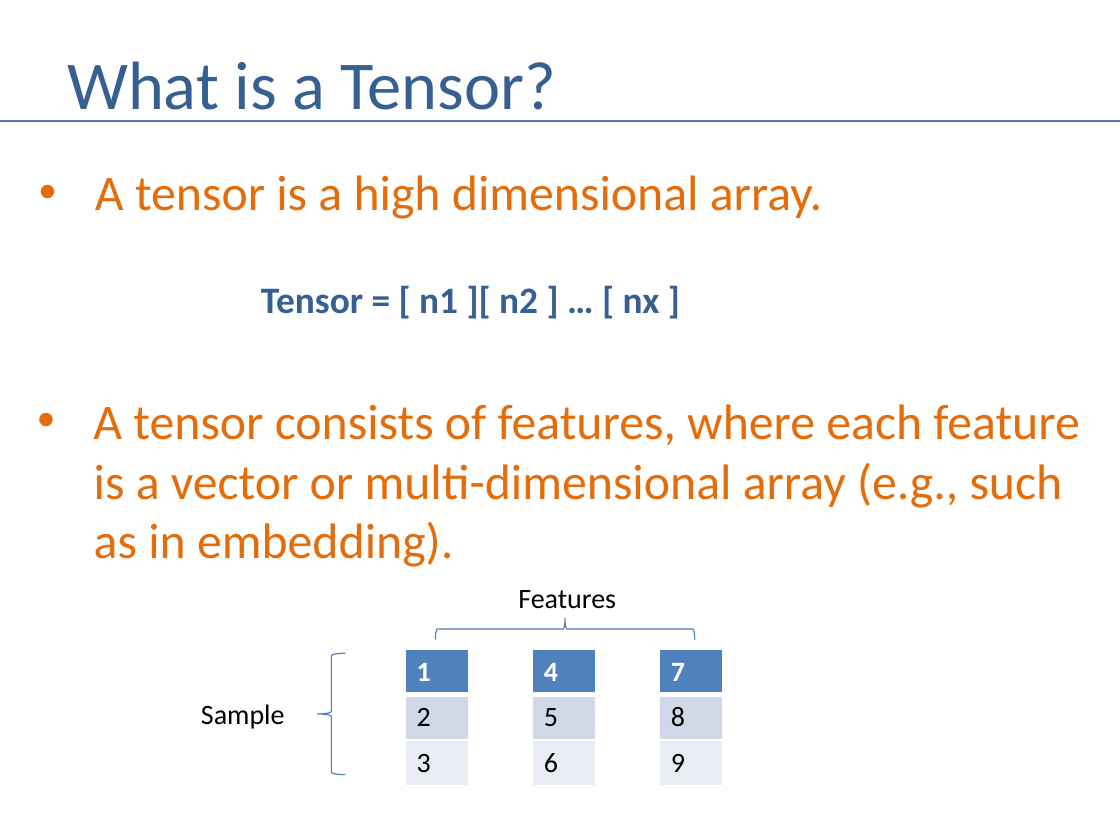
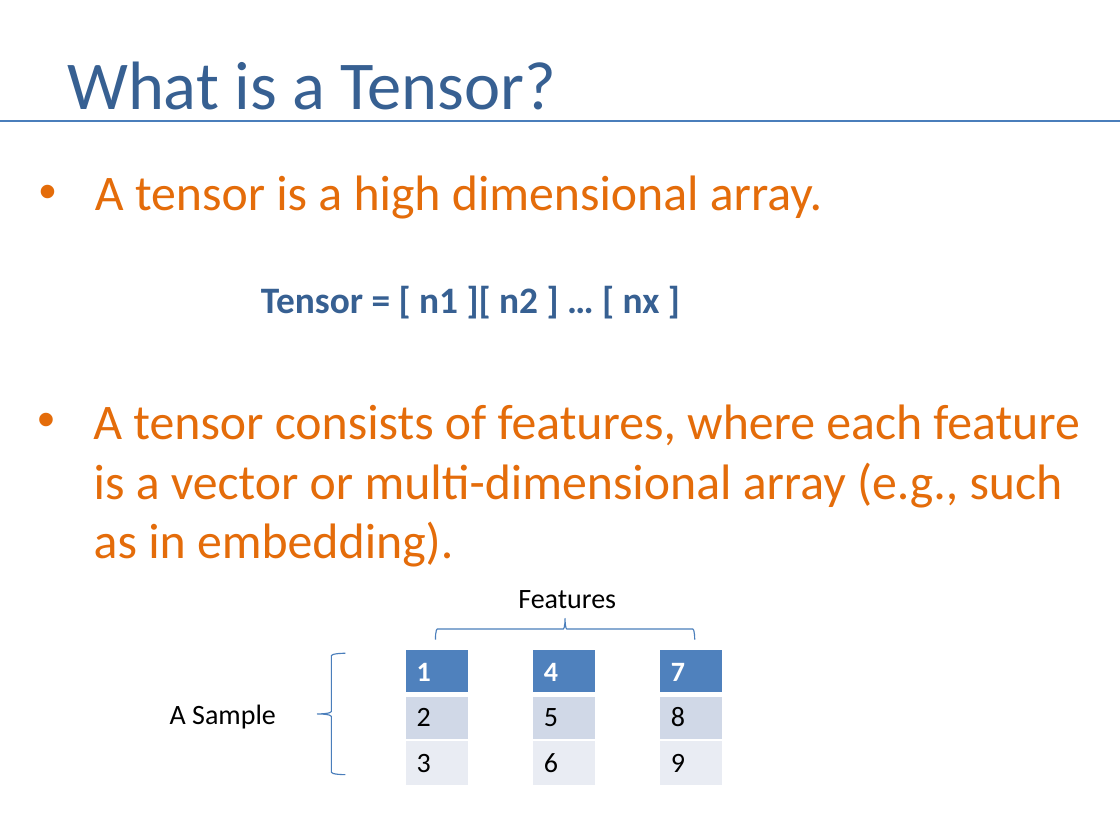
Before and after one commit to andrewferlitsch/Portland-Data-Science-Group, a slide deck: slide 5 of Presentations/ML Tensorflow Intro.pptx. Drawn at 1120x840 pixels with LibreOffice and Linux fonts; fonts in the diff are those of the drawing. Boxes give left, top, right and bottom in pixels: in the first picture for what was removed or moved away, otherwise in the second. Text is boxed around its words. In the diff, an @@ line names an element or a change of style, - is before the commit and + after.

Commit message:
typo fix

```diff
--- a/Presentations/ML Tensorflow Intro.pptx
+++ b/Presentations/ML Tensorflow Intro.pptx
@@ text at (170,704,276,729): text changed @@
-Sample
+A Sample
```
Also in this commit, not shown: 2 other slides changed.
